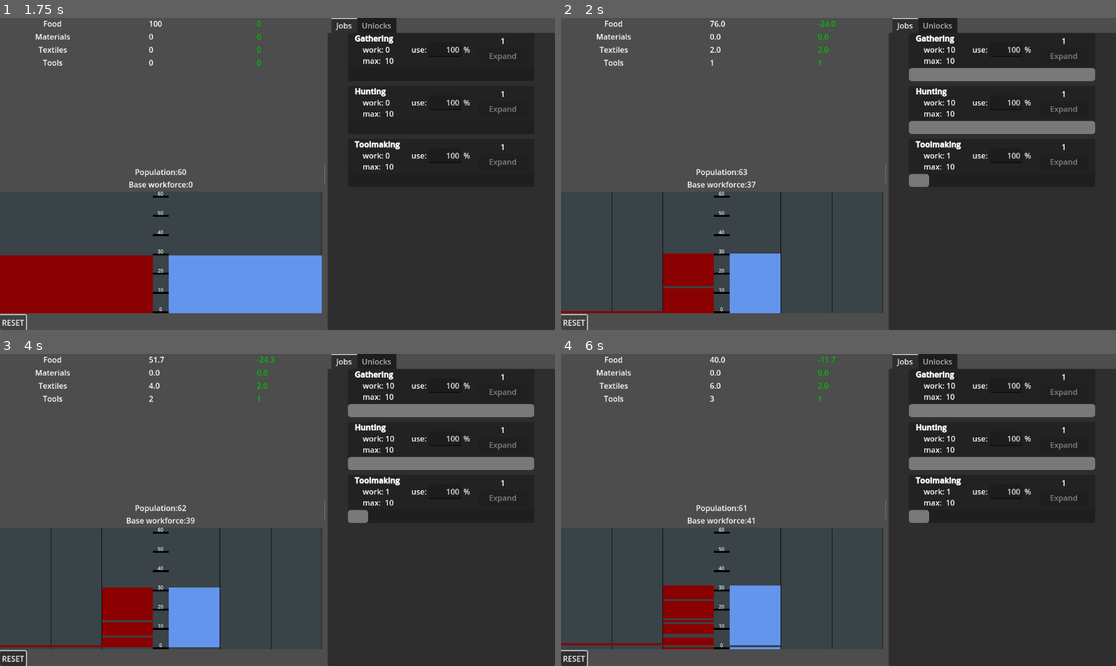
Above: before the commit, frames 1-4 (two rows, left to right).
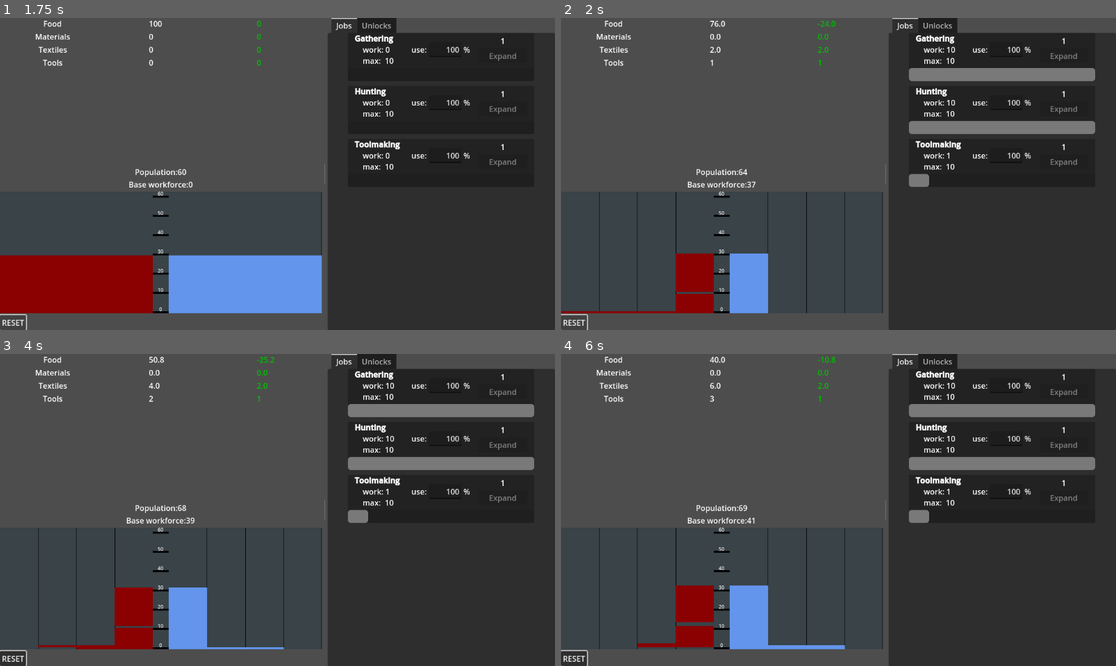
Above: after the commit, the same moments.

Repository: drahosh/bootstrap-civilization
Game: Godot game, scene res://main/main.tscn
Same seed, same stepped clock (60 frames per second), same inputs: the game is played once before the commit and once after it.
Inputs (mouse positions are in pixels of both pictures, inside the frame that each line leads up to):
- Up to frame 1 (1.75 s): tap Enter at 0.5 s; move the mouse to (399, 158) at 0.52 s; tap F at 0.6 s; click (399, 158) at 0.67 s; click "RESET" at 1.25 s
- Up to frame 2 (2 s): no input
- Up to frame 3 (4 s): drag from (166, 525) to (249, 572) at 2.02 s; move the mouse to (333, 441) at 2.77 s; tap F at 2.85 s; click (333, 441) at 2.92 s; drag from (249, 572) to (111, 463) at 3.52 s
- Up to frame 4 (6 s): move the mouse to (1005, 556) at 4.27 s; tap F at 4.35, 5.85 s; click (1005, 556) at 4.42 s; drag from (672, 463) to (755, 432) at 5.02 s; move the mouse to (866, 510) at 5.77 s; click (866, 510) at 5.92 s

Frame 1 is identical in both runs. In frame 2, 1.4% of the frame differs, in the area x 6-52%, y 48-95%; in frame 3, 1.7%; in frame 4, 1.9%, in the area x 0-52%, y 0-95%.
Error in both runs: Invalid call. Nonexistent function 'hard_reset' in base 'ScrollContainer (research_list.gd)'. (res://main/main.gd:115)

Commit message:
population changes

Diff:
--- a/population/population.gd
+++ b/population/population.gd
@@ -4,7 +4,8 @@
 
 const Enums = preload("res://data/enums.gd")
 #maximum age of living population, extends graph
-var max_age = 60
+const DEFAULT_MAX_AGE = 60
+var max_age = DEFAULT_MAX_AGE
 # Called when the node enters the scene tree for the first time.
 var death_rates: Array
 var birth_rates: Array
@@ -15,17 +16,16 @@
 var population_change: int = 0
 var workforce_change: int = 0
 # Death rate stats
-var zero_death_rate = 0.3
-var juvenile_death_rate = 0.03
-var adult_death_rate = 0.01
+var zero_death_rate = 0.5
+var juvenile_death_rate = 0.06
+var adult_death_rate = 0.02
 var elder_cutoff = 40  #also counts as birth rate stat
-var age_death_rate_exponential = 1.5
+var age_death_rate_exponential = 1.2
 
 # birth rate stats
-var adult_birth_rate = 0.1
-var age_birth_rate_exponential = 0.5
-var female_birth_influence = 0.9  # this * female pop + (1-this) * male pop is base for reproduction
-
+var adult_birth_rate = 0.3
+var age_birth_rate_exponential = 0.8
+var female_birth_influence = 0.  # this * female pop + (1-this) * male pop is base for reproduction
 # workforce rate stats
 
 var adult_work_rate = 1.0
@@ -61,7 +61,7 @@
 
 func add_birth_rate():
 	# same as add_death_rate but  for birth rate
-	birth_rates.append(death_rates[-1] * age_death_rate_exponential)
+	birth_rates.append(birth_rates[-1] * age_birth_rate_exponential)
 
 
 func recalculate_birth_rates():
@@ -108,7 +108,9 @@
 	# Makes everyone one year older
 	# could mix with death and birth into one function to reduce performance cost of push_front,
 	# but i don't think it will be needed
-	if population_female[max_age] > 0 or population_male[max_age] > 0:
+	population_female.push_front(0)
+	population_male.push_front(0)
+	if population_female[max_age + 1] > 0 or population_male[max_age + 1] > 0:
 		print("increasing max age")
 		max_age += 1
 		add_birth_rate()
@@ -117,8 +119,15 @@
 	else:
 		population_female.pop_back()
 		population_male.pop_back()
-	population_female.push_front(0)
-	population_male.push_front(0)
+		while max_age > DEFAULT_MAX_AGE and population_female[max_age] == 0 and population_male[max_age] == 0:
+			# reducing max age (mostly due to changes in visuals
+			while population_female[max_age] == 0 and population_male[max_age] == 0:
+				max_age -= 1
+				population_female.pop_back()
+				population_male.pop_back()
+				birth_rates.pop_back()
+				death_rates.pop_back()
+				work_rates.pop_back()
 
 
 func _eat_food():
@@ -178,7 +187,7 @@
 	else:
 		satiety_multiplier = 1 + (0.7 - satiety) * 13  # no food leads to >10x death rate
 	var clothedness_multiplier = 1 - clothedness * 0.1  # clothes decrease death chance by 10%
-	for i in range(max_age):
+	for i in range(max_age + 1):
 		population_female[i] -= Utils.simulate_random_events(
 			population_female[i], min(death_rates[i] * satiety_multiplier * clothedness_multiplier, 1)
 		)
@@ -212,11 +221,6 @@
 	recalculate_birth_rates()
 	recalculate_work_rates()
 	_redraw_ui()
-
-
-# Called every frame. 'delta' is the elapsed time since the previous frame.
-func _process(delta):
-	pass
 
 
 func save_game():
@@ -245,16 +249,16 @@
 
 
 func load_game(data_dict):
-	max_age = data_dict["max_age"]
-	population_male = data_dict["population_male"]
-	population_female = data_dict["population_female"]
-	workforce_total = data_dict["workforce_total"]
-	population_change = data_dict["population_change"]
-	workforce_change = data_dict["workforce_change"]
+	max_age = int(data_dict["max_age"])
+	population_male = Utils.float_array_to_int(data_dict["population_male"])
+	population_female = Utils.float_array_to_int(data_dict["population_female"])
+	workforce_total = int(data_dict["workforce_total"])
+	population_change = int(data_dict["population_change"])
+	workforce_change = int(data_dict["workforce_change"])
 	zero_death_rate = data_dict["zero_death_rate"]
 	juvenile_death_rate = data_dict["juvenile_death_rate"]
 	adult_death_rate = data_dict["adult_death_rate"]
-	elder_cutoff = data_dict["elder_cutoff"]
+	elder_cutoff = int(data_dict["elder_cutoff"])
 	age_death_rate_exponential = data_dict["age_death_rate_exponential"]
 	adult_birth_rate = data_dict["adult_birth_rate"]
 	age_birth_rate_exponential = data_dict["age_birth_rate_exponential"]
@@ -264,7 +268,7 @@
 	male_work_multiplier = data_dict["male_work_multiplier"]
 	old_work_exponential = data_dict["old_work_exponential"]
 	young_work_exponential = data_dict["young_work_exponential"]
-	start_working_age = data_dict["start_working_age"]
+	start_working_age = int(data_dict["start_working_age"])
 	recalculate_birth_rates()
 	recalculate_death_rates()
 	recalculate_work_rates()
--- a/population/pyramid.gd
+++ b/population/pyramid.gd
@@ -11,6 +11,7 @@
 var pyramid_increments_number = 1  # ditto
 const PYRAMID_REDUCTION_JUMP = 10  # ditto
 const MAX_INCREMENTS_NUMBER = 100  # changing this constant DOES NOT set it, only changes smoothing
+var pyramid_max_age
 
 
 func set_population(population: Population):
@@ -18,9 +19,11 @@
 
 
 func _draw() -> void:
+	pyramid_max_age = ceil(float(population.max_age) / population_label_frequency) * population_label_frequency
 	var bottom = self.size.y
 	var width = self.size.x
-	var population_bar_width = floor(bottom / population.max_age)  # vertical width of a bar
+	# in next line using float like this intentionally to make the result a float in format x.0, for drawing lines
+	var population_bar_width = float(floor(bottom / pyramid_max_age))  # vertical width of a bar
 	var middle_width = round(max(width * middle_min_width_ratio, middle_min_width))
 	var left_midpoint = (width - middle_width) / 2
 	var right_midpoint = (width + middle_width) / 2
@@ -111,20 +114,24 @@
 			Color.CORNFLOWER_BLUE,
 			population_bar_width
 		)
+		current_bottom -= population_bar_width
+
+	# drawing age labels in the middle
+	current_bottom = bottom
+	for age in range(0, pyramid_max_age + 1, population_label_frequency):
 		# draw vertical label
-		if age % population_label_frequency == 0:
-			draw_line(
-				Vector2(left_midpoint + margin, current_bottom - population_bar_width / 2),
-				Vector2(right_midpoint - margin, current_bottom - population_bar_width / 2),
-				Color.BLACK,
-				population_bar_width
-			)
-			draw_string(
-				ThemeDB.fallback_font,
-				Vector2(left_midpoint + margin, current_bottom - population_bar_width),
-				str(age),
-				HORIZONTAL_ALIGNMENT_CENTER,
-				middle_width - (margin * 2),
-				10
-			)
-		current_bottom -= population_bar_width
+		draw_line(
+			Vector2(left_midpoint + margin, current_bottom - population_bar_width / 2),
+			Vector2(right_midpoint - margin, current_bottom - population_bar_width / 2),
+			Color.BLACK,
+			population_bar_width
+		)
+		draw_string(
+			ThemeDB.fallback_font,
+			Vector2(left_midpoint + margin, current_bottom - population_bar_width),
+			str(age),
+			HORIZONTAL_ALIGNMENT_CENTER,
+			middle_width - (margin * 2),
+			10
+		)
+		current_bottom -= population_bar_width * population_label_frequency
--- a/utils/utils.gd
+++ b/utils/utils.gd
@@ -11,7 +11,7 @@
 	if number < 100:
 		var summary = 0
 		for _i in range(number):
-			if randf() < probability:
+			if randf() <= probability:
 				summary += 1
 		return summary
 	return clamp(round(randfn(number * probability, sqrt(number * (1 - probability)))), 0, number)
@@ -45,3 +45,12 @@
 		firstline = false
 		result += "%s: %s" % [Enums.resource_names[key], dict[key]]
 	return result
+
+
+static func float_array_to_int(array: Array):
+	# converts array of floats into array of ints
+	# useful for deserialization from json
+	var new_array = []
+	for i in range(len(array)):
+		new_array.append(int(array[i]))
+	return new_array
